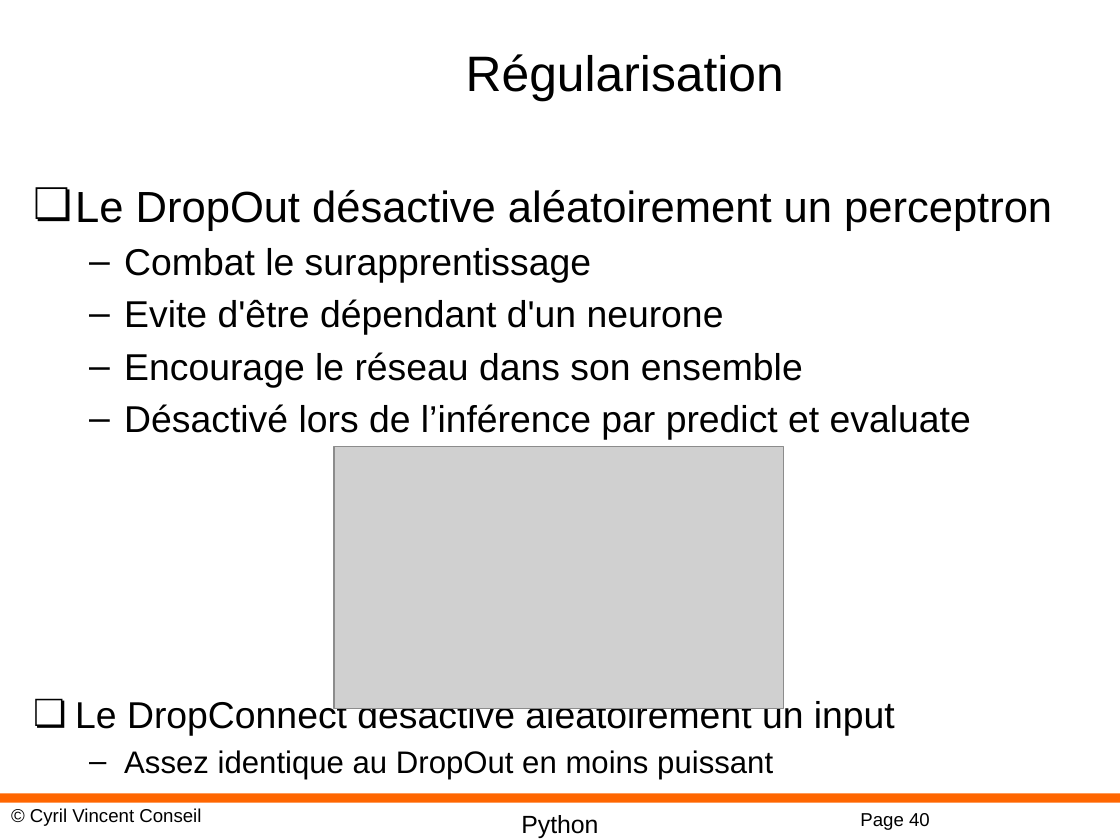
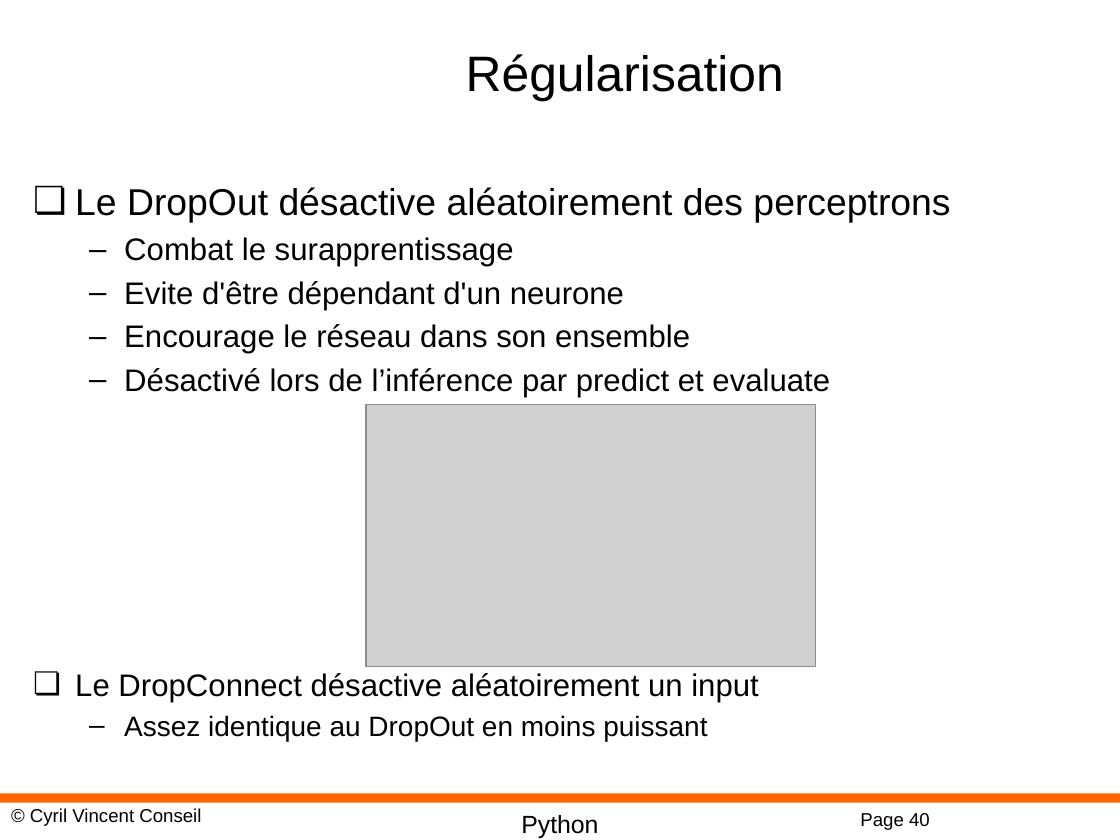
Before and after one commit to cyrilvincent/DL, a slide deck: slide 40 of PPT/DeepLearning09-Keras.pptx. Drawn at 1120x840 pixels with LibreOffice and Linux fonts; fonts in the diff are those of the drawing; grey boxes stand for pictures; background and template pictures are left out. Boxes give left, top, right and bottom in pixels: in the first picture for what was removed or moved away, otherwise in the second. Text is boxed around its words. In the diff, an @@ line names an element or a change of style, - is before the commit and + after.

```diff
--- a/PPT/DeepLearning09-Keras.pptx
+++ b/PPT/DeepLearning09-Keras.pptx
@@ text at (75, 187, 950, 223): text changed; size 28 to 24 pt @@
-❏ Le DropOut désactive aléatoirement un perceptron
+❏ Le DropOut désactive aléatoirement des perceptrons
@@ text at (75, 237, 830, 741): size 24 to 20 pt in "Combat le surapprentissage", "Evite d'être dépendant d'un neurone", "Encourage le réseau dans son ensemble", "Désactivé lors de l’inférence par predict et ..." and 1 more places; size 20 to 18 pt in "Assez identique au DropOut en moins puissant" @@
@@ picture: place and size @@
-picture at (334, 447, 784, 709)
+picture at (366, 405, 816, 668)
```
Also in this commit, not shown: 1 slide added, 1 slide removed, 12 other files.
